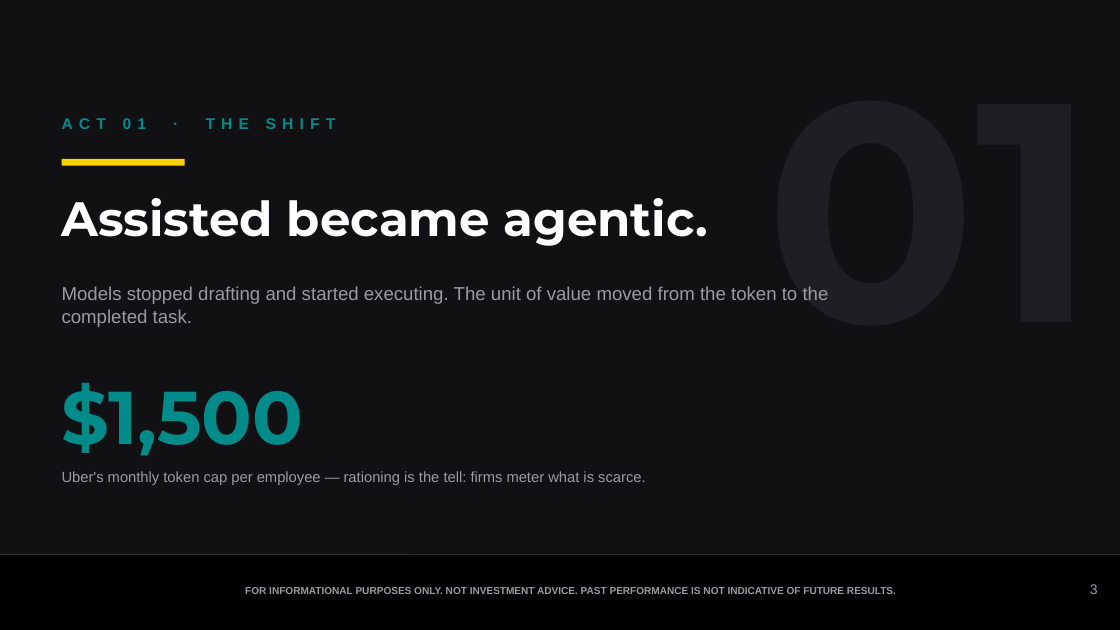
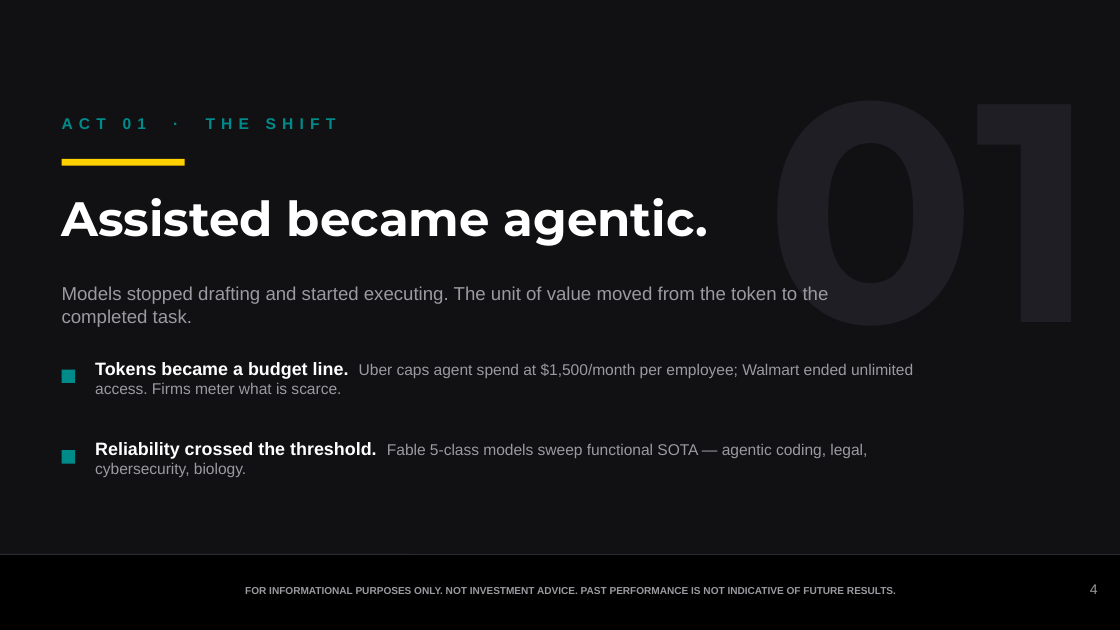
Before and after one commit to samuelcmcclellan-cell/ai-markets-deck, a slide deck: slide 4 of ai-markets-deck.pptx (slide 3 before the commit). Drawn at 1120x630 pixels with LibreOffice and Linux fonts; fonts in the diff are those of the drawing. Boxes give left, top, right and bottom in pixels: in the first picture for what was removed or moved away, otherwise in the second. Text is boxed around its words. In the diff, an @@ line names an element or a change of style, - is before the commit and + after.

```diff
--- a/ai-markets-deck.pptx
+++ b/ai-markets-deck.pptx
@@ text removed at (62,383,304,456) @@
-$1,500
@@ rectangle added at (62,370,75,383), fill #008B8B @@
@@ text added at (95,362,913,394), 10 pt, text #9A9AA0 @@
+Tokens became a budget line. Uber caps agent spend at $1,500/month per employee; Walmart ended unlimited access. Firms meter what is scarce.
@@ text added at (95,442,867,477), 10 pt, text #9A9AA0 @@
+Reliability crossed the threshold. Fable 5-class models sweep functional SOTA — agentic coding, legal, cybersecurity, biology.
@@ text removed at (62,471,645,485) @@
-Uber's monthly token cap per employee — rationing is the tell: firms meter what is scarce.
@@ rectangle added at (62,450,75,464), fill #008B8B @@
@@ text at (1090,584,1098,594): text changed @@
-3
+4
```
Also in this commit, not shown: 17 other slides changed, 7 slides added, 2 slides removed, 33 other files.
